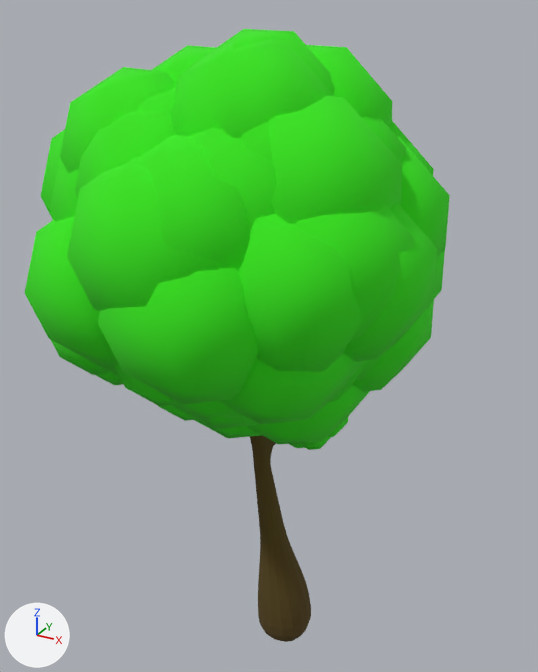
What one commit did to the FBX model Assets/Objets/Escenario/Trees/Arbol2.fbx.
Both versions are drawn from a 50 mm lens placed at (4.94, -9.64, 10.97), pointed at (-0.4, 0.06, 6.12). The axes (+X, +Y, +Z) are drawn at lower left. The lights are the same throughout. Where no turn or scale is listed for an object, it has been applied to the vertices.

Names of what the first picture shows: 'Plane.001', 'aaaaa.001', 'aaaaa.002'.
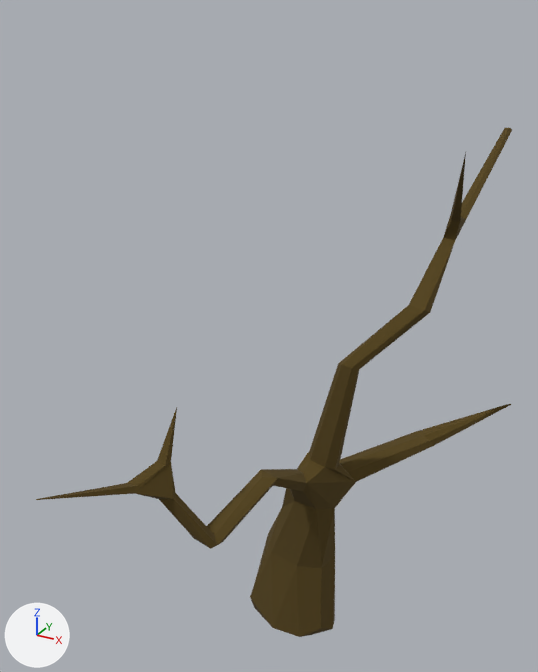
The change in detail:
me_plane_005 is used by ob_plane_001; location (0.0, 0.0, 0.0).
me_plane_005 had 4738 vertices, 4736 faces and spanned x -0.98..0.49, y -1.3..2.84, z 0.07..6.18.
me_plane_005 now has 118 vertices, 218 faces and spans x -0.77..1.68, y 0.61..7.34, z 0.08..9.33.
me_plane_005 part 1: 4738 vertices removed from x -0.98..0.49, y -1.3..2.84, z 0.07..6.18; 118 vertices added at x -0.77..1.68, y 0.61..7.34, z 0.08..9.33.
Object 'aaaaa.001' (ob_aaaaa_001) is deleted.
Object 'Plane.001' (ob_plane_001) moves from (0.0, 0.0, 0.0) to (0.0, -4.9, 0.0).
Object 'Plane.001' (ob_plane_001) is rescaled from (1.0, 1.0, 1.0) to (1.87, 1.14, 1.0).
Object 'aaaaa.002' (ob_aaaaa_002) is deleted.

Location of each change, (x1, y1, x2, y2) in pixels of the pictures (538 x 672 px):
'aaaaa.002', deleted (green)
    before: (25, 29, 450, 444)
'Plane.001', reshaped, moved, rescaled
    before: (250, 436, 311, 642)
    after: (36, 128, 512, 637)
'aaaaa.001', deleted
    before: (289, 417, 348, 450)
